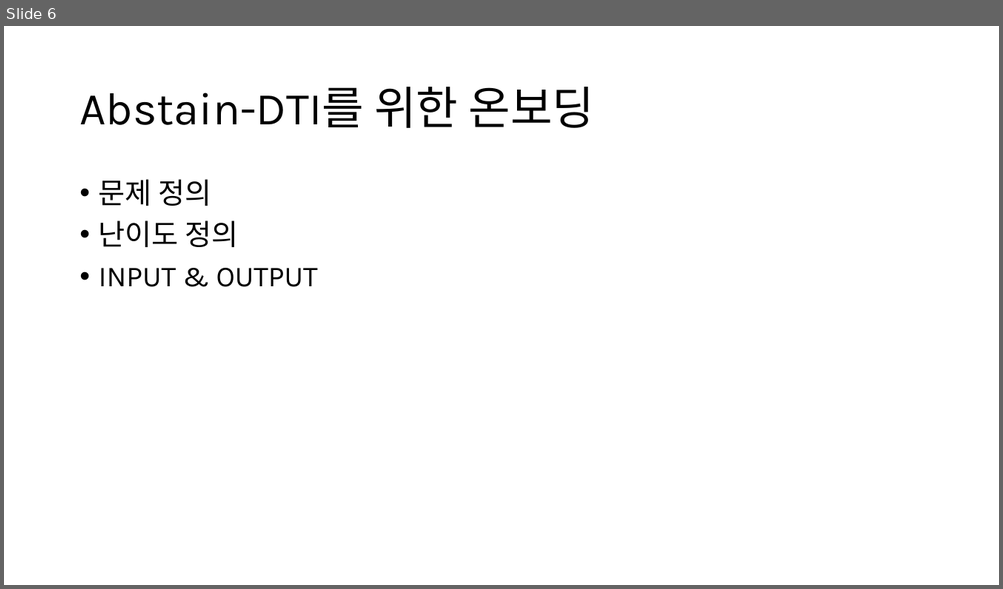
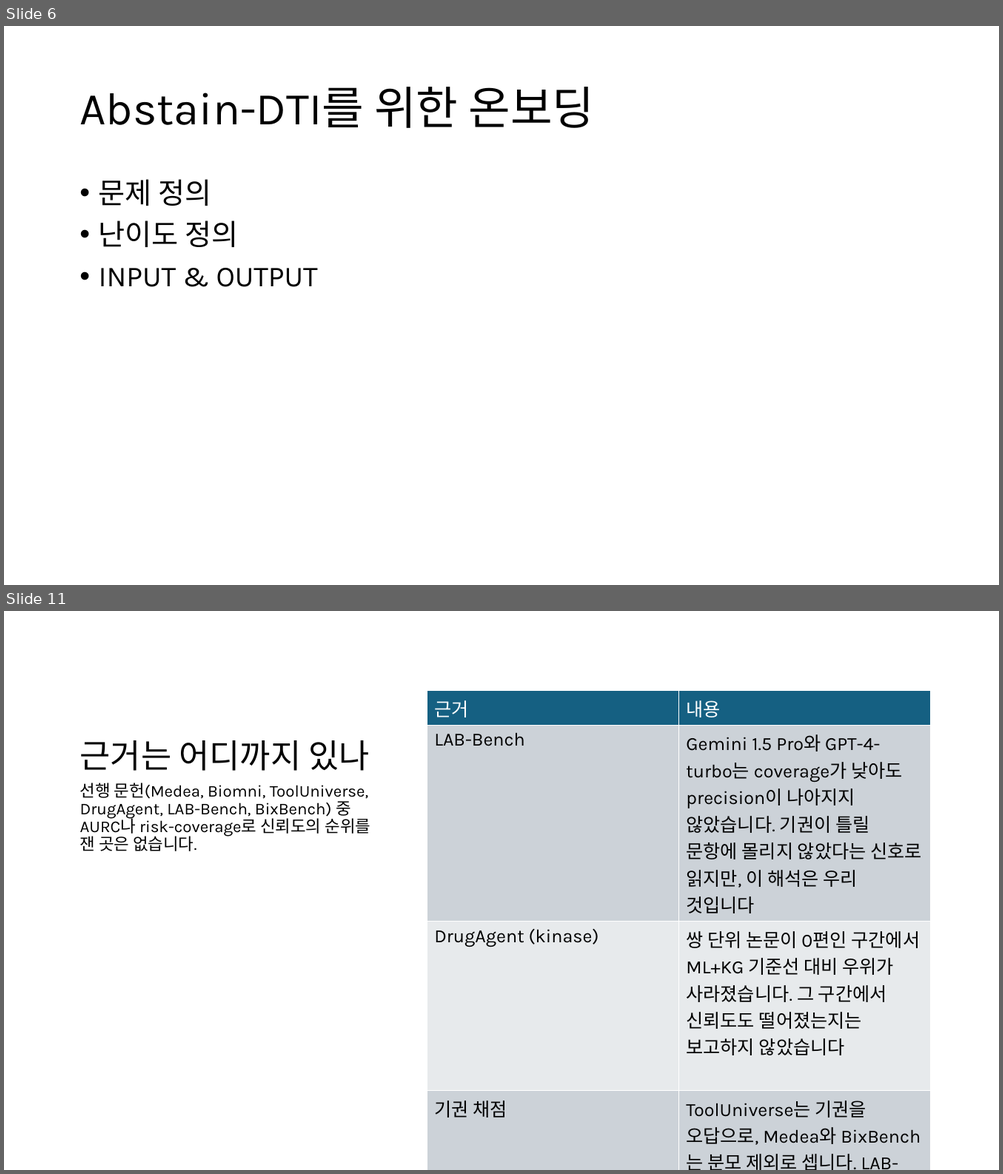
Before and after one commit to Pseudo-Lab/abstain-dti, a slide deck: docs/weekly/w01/w01.pptx. Shown one above the other, each under a label of ours: slide 6 before the commit, slides 6 and 11 after it; the slides between them are not shown. The pictures are 1003x589 and 1003x1174 pixels, drawn with LibreOffice and Linux fonts; fonts in the diff are those of the drawing. Boxes give left, top, right and bottom in pixels: in the first picture for what was removed or moved away, otherwise in the second. Text is boxed around its words. In the diff, an @@ line names an element or a change of style, - is before the commit and + after.

```diff
--- a/docs/weekly/w01/w01.pptx
+++ b/docs/weekly/w01/w01.pptx
@@ slide 11 added at (x1=4, y1=611, x2=999, y2=1170), background #FFFFFF @@
@@ table added at (x1=427, y1=691, x2=931, y2=1170), 5 rows, 2 columns @@
+근거 | 내용
+LAB-Bench | Gemini 1.5 Pro와 GPT-4-turbo는 coverage가 낮아도 precision이 나아지지 않았습니다. 기권이 틀릴 문항에 몰리지 않았다는 신호로 읽지만, 이 해석은 우리 것입니다
+DrugAgent (kinase) | 쌍 단위 논문이 0편인 구간에서 ML+KG 기준선 대비 우위가 사라졌습니다. 그 구간에서 신뢰도도 떨어졌는지는 보고하지 않았습니다
+기권 채점 | ToolUniverse는 기권을 오답으로, Medea와 BixBench는 분모 제외로 셉니다. LAB-Bench는 둘 다 보고합니다
+BixBench (MCQ) | 기권 보기를 주면 성능이 random에 가까워지고, 빼면 random보다 높아집니다
@@ title added at (x1=80, y1=741, x2=369, y2=771), 32 pt, text #000000 @@
+근거는 어디까지 있나
@@ text added at (x1=80, y1=783, x2=370, y2=851), 16 pt, text #000000 @@
+선행 문헌(Medea, Biomni, ToolUniverse, DrugAgent, LAB-Bench, BixBench) 중 AURC나 risk-coverage로 신뢰도의 순위를 잰 곳은 없습니다.
```
Also in this commit, not shown: 16 other slides added, 6 other files.
